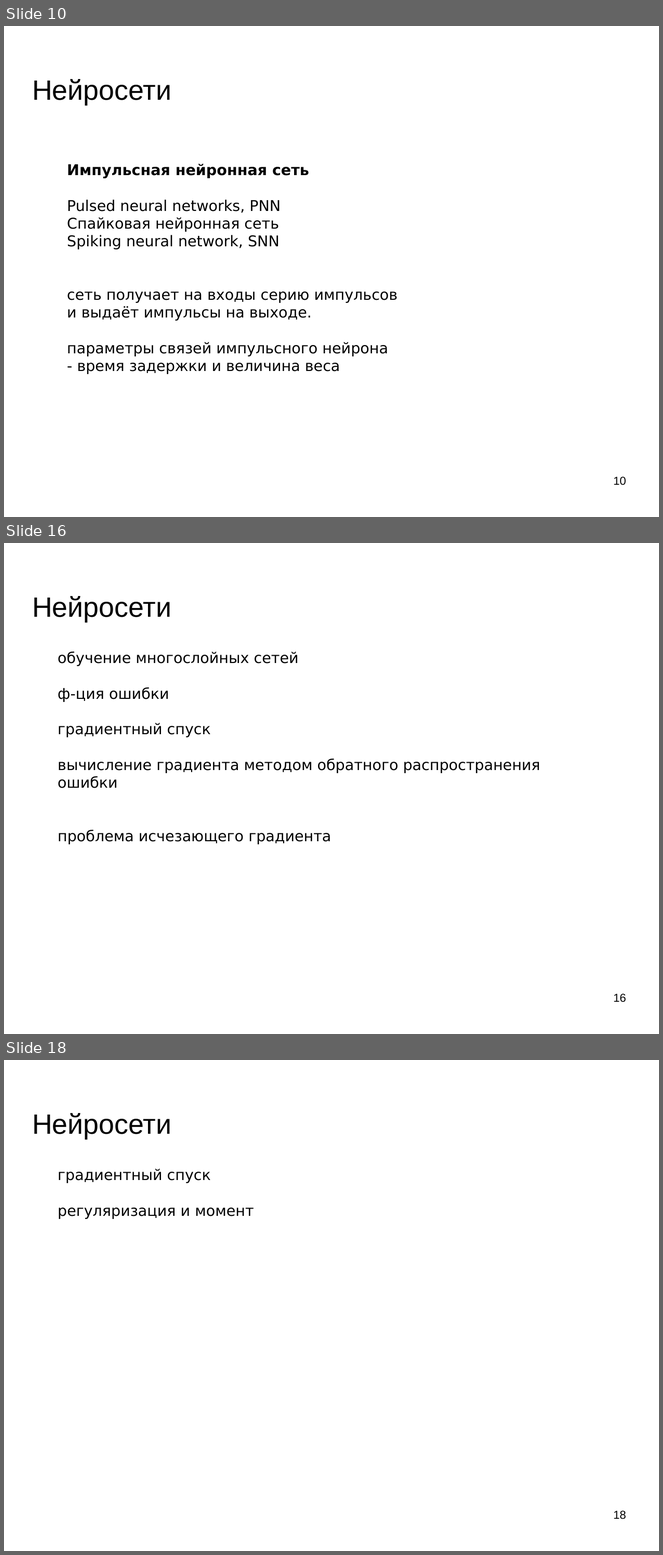
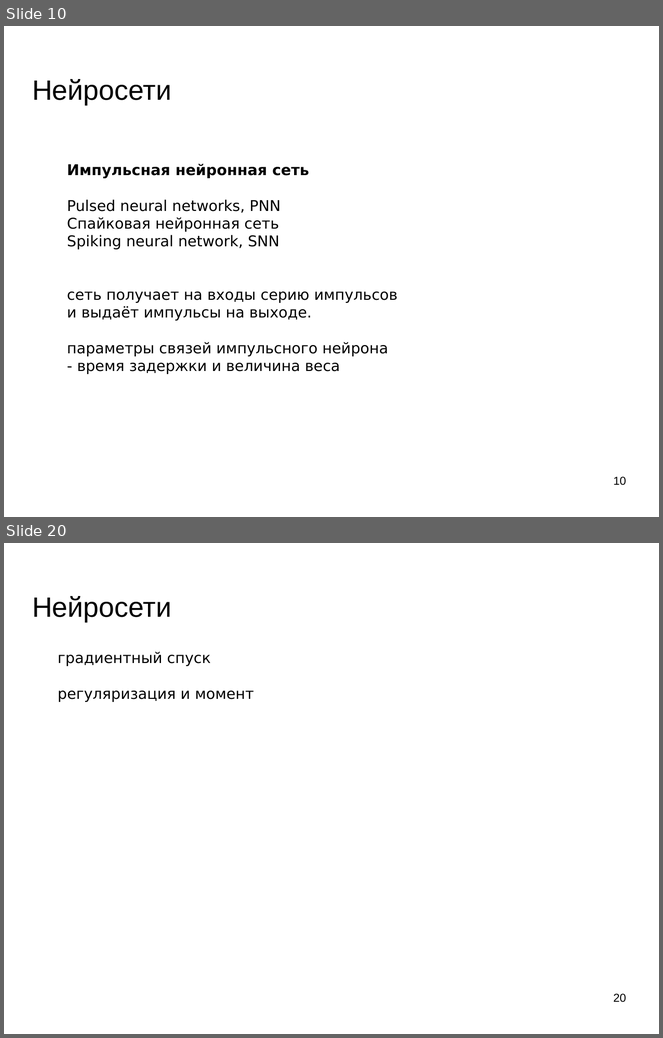
Before and after one commit to mechanoid5/ml_lectorium_legacy, a slide deck: 10-ann.odp. Shown one above the other, each under a label of ours: slides 10, 16 and 18 before the commit, slides 10 and 20 after it; the slides between them are not shown. The pictures are 663x1555 and 663x1038 pixels, drawn with LibreOffice and Linux fonts; fonts in the diff are those of the drawing; background and template pictures are left out. Boxes give left, top, right and bottom in pixels: in the first picture for what was removed or moved away, otherwise in the second. Text is boxed around its words. In the diff, an @@ line names an element or a change of style, - is before the commit and + after.

```diff
--- a/10-ann.odp
+++ b/10-ann.odp
@@ slide 16 removed at [4, 543, 659, 1034], background picture (left out) @@
@@ title removed at [32, 596, 171, 622] @@
-Нейросети
@@ text removed at [58, 652, 541, 845] @@
-обучение многослойных сетей
-ф-ция ошибки
-градиентный спуск
-вычисление градиента методом обратного распространения ошибки
-проблема исчезающего градиента
@@ page number removed at [613, 994, 626, 1003] @@
-16
@@ what was slide 18 is now slide 20 @@
@@ page number at [613, 994, 626, 1003]: text changed @@
-18
+20
```
Also in this commit, not shown: 7 slides changed, 4 slides added, 2 other slides removed.
